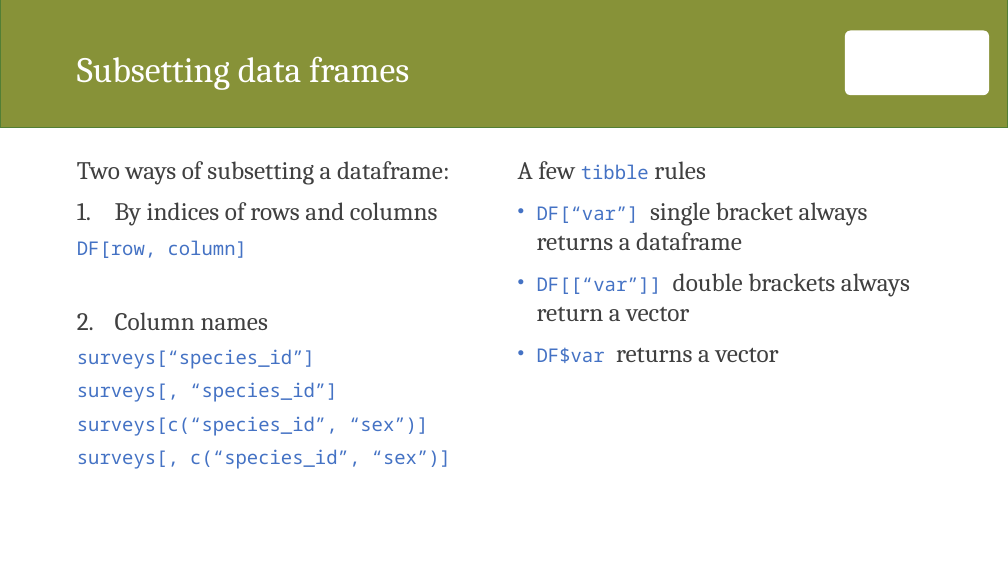
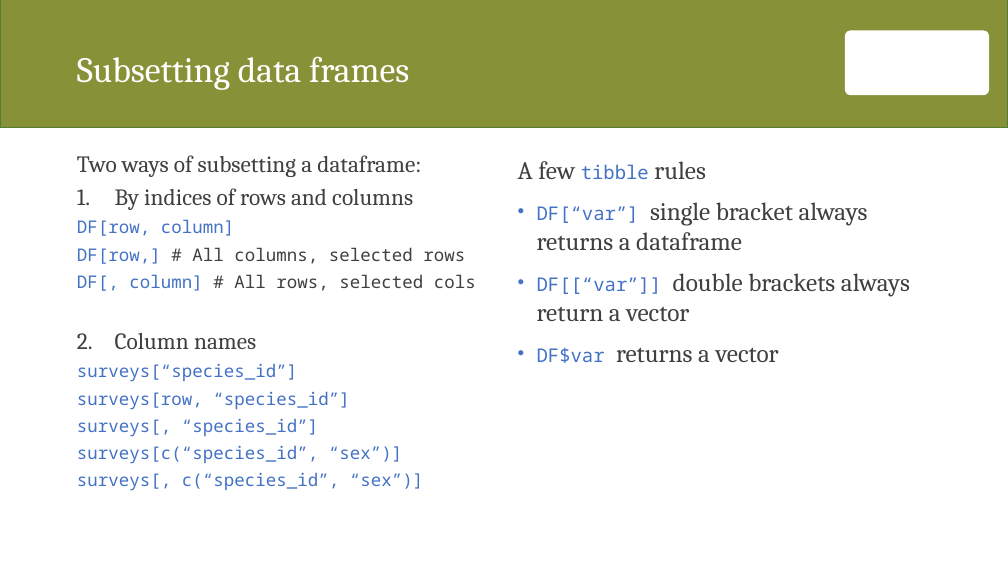
Before and after one commit to zawmtun/r_club, a slide deck: slide 5 of ex/02_starting_with_data.pptx. Drawn at 1008x567 pixels with LibreOffice and Linux fonts; fonts in the diff are those of the drawing; background and template pictures are left out. Boxes give left, top, right and bottom in pixels: in the first picture for what was removed or moved away, otherwise in the second. Text is boxed around its words. In the diff, an @@ line names an element or a change of style, - is before the commit and + after.

```diff
--- a/ex/02_starting_with_data.pptx
+++ b/ex/02_starting_with_data.pptx
@@ text at <box>77,155,423,491</box>: size 24 to 22.2 pt in "Two ways of subsetting a dataframe:", "By indices of rows and columns", "Column names"; size 18 to 16.6 pt in "DF[row, column]", "surveys[“species_id”]", "surveys[, “species_id”]", "surveys[c(“species_id”, “sex”)]" and 1 more places; line spacing 1 to 0.8 @@
@@ text at <box>77,247,476,291</box>: paragraphs added @@
+DF[row,] # All columns, selected rows
+DF[, column] # All rows, selected cols
@@ text at <box>77,391,349,410</box>: paragraph added @@
+surveys[row, “species_id”]
```
Also in this commit, not shown: 1 other slide changed, 1 other file.
